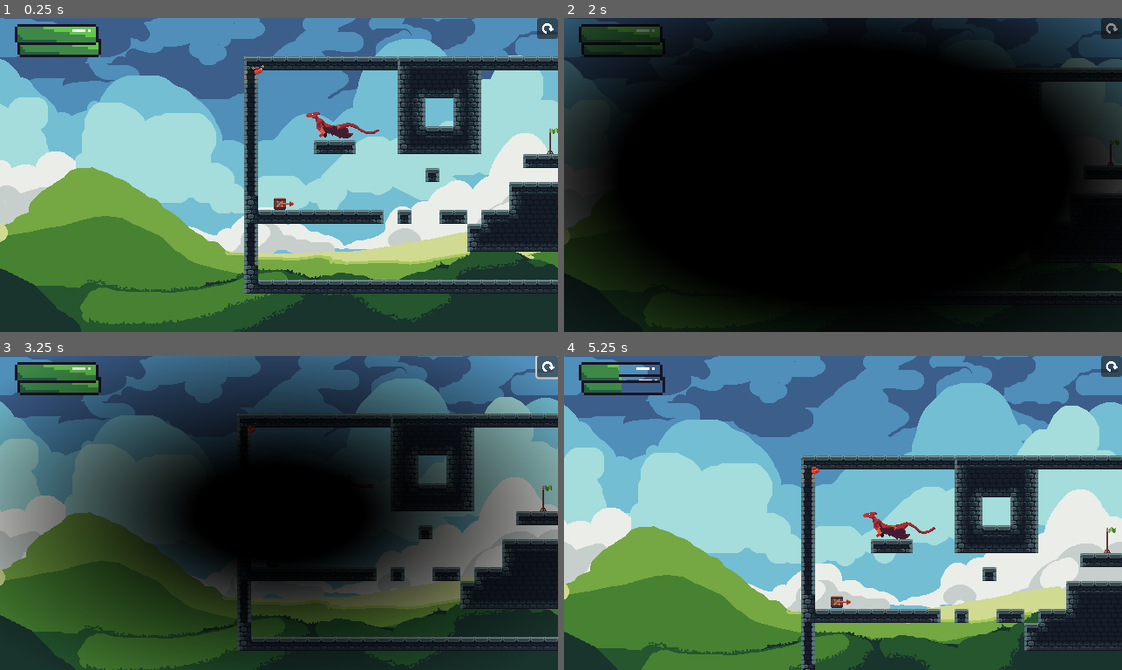
Above: before the commit, frames 1-4 (two rows, left to right).
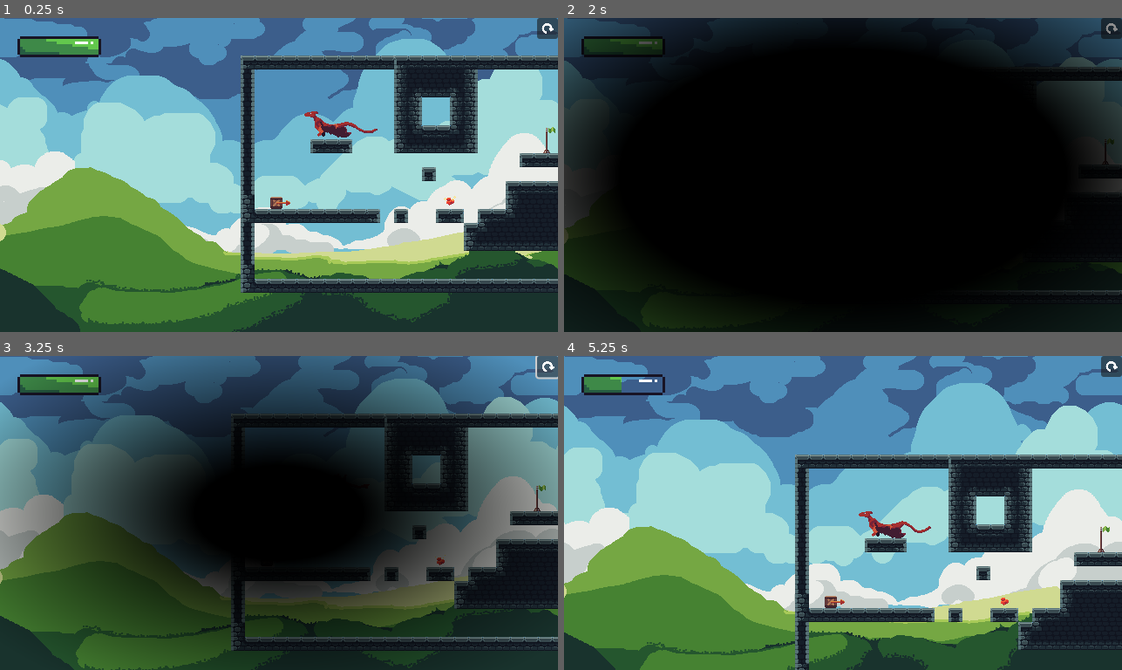
Above: after the commit, the same moments.

Repository: Robocraft999/ScalesToScale
Game: Godot game, scene res://scenes/test.tscn
Same seed, same stepped clock (60 frames per second), same inputs: the game is played once before the commit and once after it. This scene is started directly instead of the project's main scene. The engine's default icon, where the game draws it, is replaced by a stand-in: a white triangle on a blue panel in a dark square.
Inputs (mouse positions are in pixels of both pictures, inside the frame that each line leads up to):
- Up to frame 1 (0.25 s): no input
- Up to frame 2 (2 s): click (1110, 27) at 0.5 s; click (1110, 27) at 1.25 s
- Up to frame 3 (3.25 s): click (546, 365) at 2 s; click (546, 365) at 2.75 s
- Up to frame 4 (5.25 s): click (1110, 365) at 3.5 s; tap Enter at 4.25 s; move the mouse to (965, 497) at 4.27 s; hold E (box_cycle_right) 4.28-5 s; hold Shift (dash) 4.28-5 s; click (965, 497) at 4.42 s; tap Up (jump) at 4.52 s; drag from (731, 528) to (815, 462) at 5.02 s

The runs differ from the first frame. In frame 1, 11% of the frame differs, in the area x 0-100%, y 1-100%; in frame 2, 1.1%; in frame 3, 4.7%; in frame 4, 11%.
Error before the commit: Invalid access to property or key 'scene_name' on a base object of type 'Nil'. (res://scripts/options_manager.gd:51)

Commit message:
added time scale bar
only shows up upon pressing the toggle time scale button

Diff:
--- a/scenes/basic_level.tscn
+++ b/scenes/basic_level.tscn
@@ -8,6 +8,9 @@
 [ext_resource type="Texture2D" uid="uid://dswv4u67mo6it" path="res://sprites/progress_bars/progress bar medium rounded over.png" id="5_fmpp3"]
 [ext_resource type="Texture2D" uid="uid://u7lqb704i552" path="res://sprites/progress_bars/progress bar medium rounded progress green.png" id="6_n0yw7"]
 [ext_resource type="Script" path="res://scripts/dash_bar.gd" id="7_bsss4"]
+[ext_resource type="Script" path="res://scripts/time_bar.gd" id="8_8x0ub"]
+[ext_resource type="Texture2D" uid="uid://vuo686noeubk" path="res://sprites/progress_bars/circle bar over.png" id="8_ajgow"]
+[ext_resource type="Texture2D" uid="uid://b2jskjlf0o1ka" path="res://sprites/progress_bars/circle bar progress blue.png" id="9_kgagb"]
 
 [node name="BasicLevel" type="Node"]
 
@@ -48,7 +51,7 @@
 text = "Exit Game"
 script = ExtResource("4_581hl")
 
-[node name="TextureProgressBar" type="TextureProgressBar" parent="CanvasLayer"]
+[node name="DashBar" type="TextureProgressBar" parent="CanvasLayer"]
 visible = false
 offset_left = 20.0
 offset_top = 21.0
@@ -59,6 +62,18 @@
 texture_progress = ExtResource("6_n0yw7")
 script = ExtResource("7_bsss4")
 
+[node name="TimeBar" type="TextureProgressBar" parent="CanvasLayer"]
+visible = false
+offset_left = 134.0
+offset_top = 9.0
+offset_right = 174.0
+offset_bottom = 49.0
+scale = Vector2(3, 3)
+fill_mode = 4
+texture_over = ExtResource("8_ajgow")
+texture_progress = ExtResource("9_kgagb")
+script = ExtResource("8_8x0ub")
+
 [node name="ButtonFocusPlayer" parent="." instance=ExtResource("3_jadun")]
 unique_name_in_owner = true
 
--- a/scenes/test.tscn
+++ b/scenes/test.tscn
@@ -7,9 +7,7 @@
 [ext_resource type="PackedScene" uid="uid://bnt67b4wf47qu" path="res://scenes/objects/player.tscn" id="4_j0igw"]
 [ext_resource type="Texture2D" uid="uid://cpmv4oo5l0bfv" path="res://sprites/scaleobstacle_small.png" id="5_26fnp"]
 [ext_resource type="PackedScene" uid="uid://dce48rt84l5ft" path="res://scenes/objects/scaler.tscn" id="7_xs4ma"]
-[ext_resource type="Texture2D" uid="uid://u7lqb704i552" path="res://sprites/progress_bars/progress bar medium rounded progress green.png" id="10_get3c"]
 [ext_resource type="PackedScene" uid="uid://dtpmrs3m7ssao" path="res://scenes/objects/mover.tscn" id="11_lc823"]
-[ext_resource type="Texture2D" uid="uid://dswv4u67mo6it" path="res://sprites/progress_bars/progress bar medium rounded over.png" id="11_p0neo"]
 [ext_resource type="PackedScene" uid="uid://dv3ioqvuql3b6" path="res://scenes/objects/spikes.tscn" id="12_s1jqh"]
 [ext_resource type="PackedScene" uid="uid://ce2xe5ht62br0" path="res://scenes/objects/checkpoint.tscn" id="13_nh72o"]
 [ext_resource type="Script" path="res://scripts/better_camera.gd" id="15_ydhfy"]
@@ -44,6 +42,7 @@
 [node name="ScaleScale" type="Node2D" parent="."]
 
 [node name="Collectible" parent="ScaleScale" instance=ExtResource("3_h7wox")]
+position = Vector2(224, 151)
 
 [node name="ScalableBox" type="CharacterBody2D" parent="."]
 position = Vector2(25, 153)
@@ -65,7 +64,7 @@
 MAX_SCALE = Vector2(4, 7)
 
 [node name="Player" parent="." instance=ExtResource("4_j0igw")]
-position = Vector2(95, 61)
+position = Vector2(97, 64)
 floor_max_angle = 0.261799
 
 [node name="Label" type="Label" parent="."]
@@ -81,16 +80,6 @@
 
 [node name="CanvasLayer" type="CanvasLayer" parent="."]
 
-[node name="DashBar" type="TextureProgressBar" parent="CanvasLayer"]
-unique_name_in_owner = true
-offset_left = 17.0
-offset_top = 7.0
-offset_right = 58.0
-offset_bottom = 25.0
-scale = Vector2(3, 3)
-texture_over = ExtResource("11_p0neo")
-texture_progress = ExtResource("10_get3c")
-
 [node name="Mover" parent="." node_paths=PackedStringArray("target_node") instance=ExtResource("11_lc823")]
 position = Vector2(542, 16)
 curve = SubResource("Curve2D_v5b4w")
--- a/scripts/options_manager.gd
+++ b/scripts/options_manager.gd
@@ -48,7 +48,8 @@
 	AudioServer.set_bus_volume_db(AudioServer.get_bus_index("Master"), linear_to_db(master_volume/100.0))
 	AudioServer.set_bus_volume_db(AudioServer.get_bus_index("Music"), linear_to_db(music_volume/100.0))
 
-	var is_menu := SceneLoader.current_scene.scene_name in [SceneName.OPTIONS, SceneName.MAIN_MENU, SceneName.LEVEL_SELECT, SceneName.CREDITS]
+	var is_menu := SceneLoader.current_scene and \
+					SceneLoader.current_scene.scene_name in [SceneName.OPTIONS, SceneName.MAIN_MENU, SceneName.LEVEL_SELECT, SceneName.CREDITS]
 	if is_menu != is_menu_music:
 		is_menu_music = is_menu
 		var menu: AudioStreamPlayer =  MusicPlayer.get_child(0)
--- a/scripts/test.gd
+++ b/scripts/test.gd
@@ -10,16 +10,3 @@
 	ProgressStore.vertical_scale_enabled = true
 	ProgressStore.time_scale_enabled = true
 	pass
-
-
-# Called every frame. 'delta' is the elapsed time since the previous frame.
-func _process(_delta: float) -> void:
-	if $Player.is_dash_active():
-		var new_value = 100 * abs(1 - ($Player.DASH_DURATION_MILLIS - $Player.dash_active_time_remaining()) / float($Player.DASH_DURATION_MILLIS))
-		%DashBar.value = int(new_value) if new_value > 10 else 0
-	elif $Player.dash_timeout_remaining() == 0:
-		%DashBar.value = 100
-	else:
-		var time_passed = ($Player.DASH_REFRESH_MILLIS - $Player.dash_timeout_remaining())
-		var percentage = time_passed / float($Player.DASH_REFRESH_MILLIS)
-		%DashBar.value  = percentage * 100.0
--- /dev/null
+++ b/scripts/time_bar.gd
@@ -0,0 +1,18 @@
+extends TextureProgressBar
+
+@onready var player: Player
+
+# Called when the node enters the scene tree for the first time.
+func _ready() -> void:
+	player = get_parent().get_parent().get_parent().find_children("Player")[0]
+
+# Called every frame. 'delta' is the elapsed time since the previous frame.
+func _process(_delta: float) -> void:
+	if ProgressStore.time_scale_enabled:
+		if not Global.timer.is_stopped():
+			visible = true
+			#TODO add max time and rename timer
+			self.value = 100 * Global.timer.time_left / 10
+		else:
+			visible = false
+			self.value = 100
Not shown: 1 places in scenes/basic_level.tscn that only renumber resources
Not shown: 1 places in scenes/test.tscn that only renumber resources
Binary file added: sprites/progress_bars/circle bar over.png
Not shown, added: sprites/progress_bars/circle bar over.png.import
Binary file added: sprites/progress_bars/circle bar progress blue.png
Not shown, added: sprites/progress_bars/circle bar progress blue.png.import
